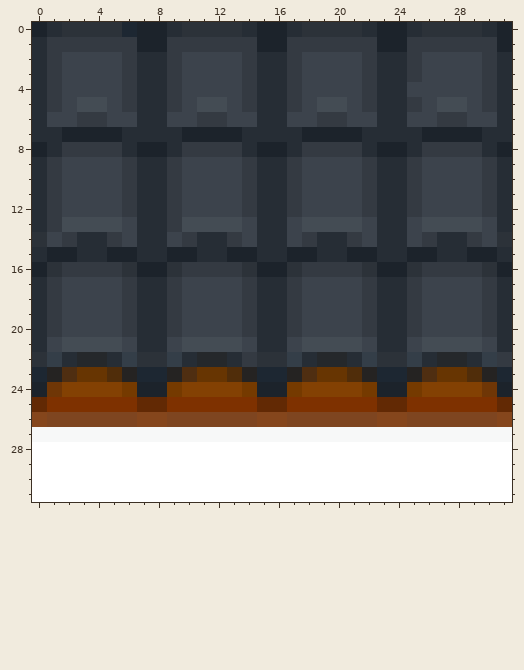
Two versions of one pixel-art sprite, game/assets/wall.png. Above: the version before the commit.
The file is 32x32 pixels. Colours within 5 levels of each other are drawn and written as one.
And afterwards:
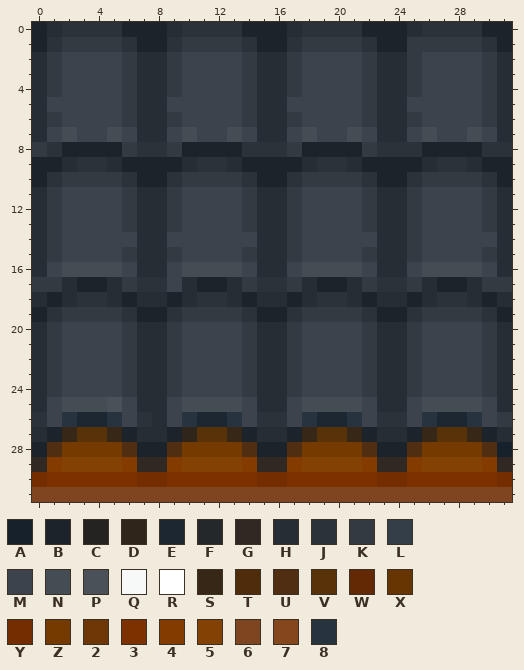
Palette (. is transparent): A #16212c  B #1c232b  C #252322  D #30251a  E #1d2732  F #25282b  G #312723  H #262d35  J #2c3239  K #343a42  L #343e48  M #3c434c  N #444c54  P #4a5158  Q #f7f8f8  R #ffffff  S #362717  T #502d0a  U #4f2e11  V #583209  W #622904  X #673502  Y #742d00  Z #753a00  2 #6f3606  3 #7e3100  4 #833b00  5 #834103  6 #7e4520  7 #85461c  8 #27333f
What changed:
y 0: x 6 E -> B; x 14 H -> B; x 22 H -> B; x 30 H -> B
y 1: x 0..1 HK -> BJ; x 6 K -> J; x 9 K -> J; x 14 K -> J; x 17 K -> J; x 22 K -> J; x 30 K -> J
y 4: x 25 M -> K
y 5: x 1 K -> M; x 3..4 NN -> MM; x 9 K -> M; x 11..12 NN -> MM; x 17 K -> M; x 19..20 NN -> MM; x 25 K -> M; x 27..28 NN -> MM
y 6: x 1 M -> K; x 3..4 KK -> MM; x 6 M -> K; x 9 M -> K; x 11..12 KK -> MM; x 14 M -> K; x 17 M -> K; x 19..20 KK -> MM; x 22 M -> K; x 25 M -> K; x 27..28 KK -> MM; x 30 M -> K
y 7: x 1..6 HBBBBH -> MNMMNM; x 9..14 HBBBBH -> MNMMNM; x 17..22 HBBBBH -> MNMMNM; x 25..30 HBBBBH -> MNMMNM
y 8: x 0..31 BHKKKKHBBHKKKKHBBHKKKKHBBHKKKKHB -> KJBBBBKJJKBBBBJJJKBBBBKJJJBBBBJJ
y 9: x 0..31 HKMMMMKHHKMMMMKHHKMMMMKHHKMMMMKH -> BBHJJHBBBBHJJHBBBBHJJHBBBBHJJHBB
y 10: x 0..31 HKMMMMKHHKMMMMKHHKMMMMKHHKMMMMKH -> BJKKKKJBBJKKKKJBBJKKKKJBBJKKKKJB
y 13: x 2..6 NNNNM -> MMMMK; x 10..14 NNNNM -> MMMMK; x 17..22 MNNNNM -> KMMMMK; x 25..30 MNNNNM -> KMMMMK
y 14: x 0..5 JMKHHK -> HKMMMM; x 10..13 KHHK -> MMMM; x 17..21 MKHHK -> KMMMM; x 25..29 MKHHK -> KMMMM; x 31 J -> H
y 15: x 1..6 BBHHBB -> KMMMMK; x 9..14 BBHHBB -> KMMMMK; x 17..22 BBHHBB -> KMMMMK; x 25..30 BBHHBB -> KMMMMK
y 16: x 0..31 BJKKKKJBBJKKKKJBBJKKKKJBBJKKKKJB -> HMNNNNMHHMNNNNMHHMNNNNMHHMNNNNMH
y 17: x 0 H -> K; x 2..5 MMMM -> HBBH; x 7..13 HHKMMMM -> JJMHBBH; x 15..16 HH -> JJ; x 18..21 MMMM -> HBBH; x 23..24 HH -> JJ; x 26..29 MMMM -> HBBH; x 31 H -> K
y 18: x 1..6 KMMMMK -> BHJJHB; x 9..14 KMMMMK -> BHJJHB; x 17..22 KMMMMK -> BHJJHB; x 25..30 KMMMMK -> BHJJHB
y 19: x 0..31 HKMMMMKHHKMMMMKHHKMMMMKHHKMMMMKH -> BJKKKKJBBJKKKKJBBJKKKKJBBJKKKKJB
y 21: x 1..6 MNNNNM -> KMMMMK; x 9..14 MNNNNM -> KMMMMK; x 17..22 MNNNNM -> KMMMMK; x 25..30 MNNNNM -> KMMMMK
y 22: x 0..13 JLHFFHLJJLHFFH -> HKMMMMKHHKMMMM; x 15..31 JJLHFFHLJJLHFFHLK -> HHKMMMMKHHKMMMMKH
y 23: x 0..31 ECUXXTCEECUXXTCEECUXXTCEECUXXTCE -> HKMMMMKHHKMMMMKHHKMMMMKHHKMMMMKH
y 24: x 0..31 B25555ZBBZ5555ZBBZ5555ZBBZ55552B -> HKMMMMKHHKMMMMKHHKMMMMKHHKMMMMKH
y 25: x 0..31 W333333WW333333WW333333WW333333W -> HMNNNPMHHMNNNNMHHMNNNNMHHMNNNNMH
y 26: x 0..31 76666667766666677666666776666667 -> JM8EE8MJHM8EE8MJJM8EE8MJJM8EE8MK
y 27: x 0..31 QQQQQQQQQQQQQQQQQQQQQQQQQQQQQQQQ -> HBSVVSBHHBDVVSBHHBSVVSBHHBSVVSBH
y 28: x 0..31 RRRRRRRRRRRRRRRRRRRRRRRRRRRRRRRR -> BUZZZZUBBUZZZZUBBUZZZZUBBUZZZZUA
y 29: x 0..31 RRRRRRRRRRRRRRRRRRRRRRRRRRRRRRRR -> G455554GG455554GG455554GG455554G
y 30: x 0..31 RRRRRRRRRRRRRRRRRRRRRRRRRRRRRRRR -> Y333333YY333333YY333333YY333333Y
y 31: x 0..31 RRRRRRRRRRRRRRRRRRRRRRRRRRRRRRRR -> 66666666666666666666666666666666
